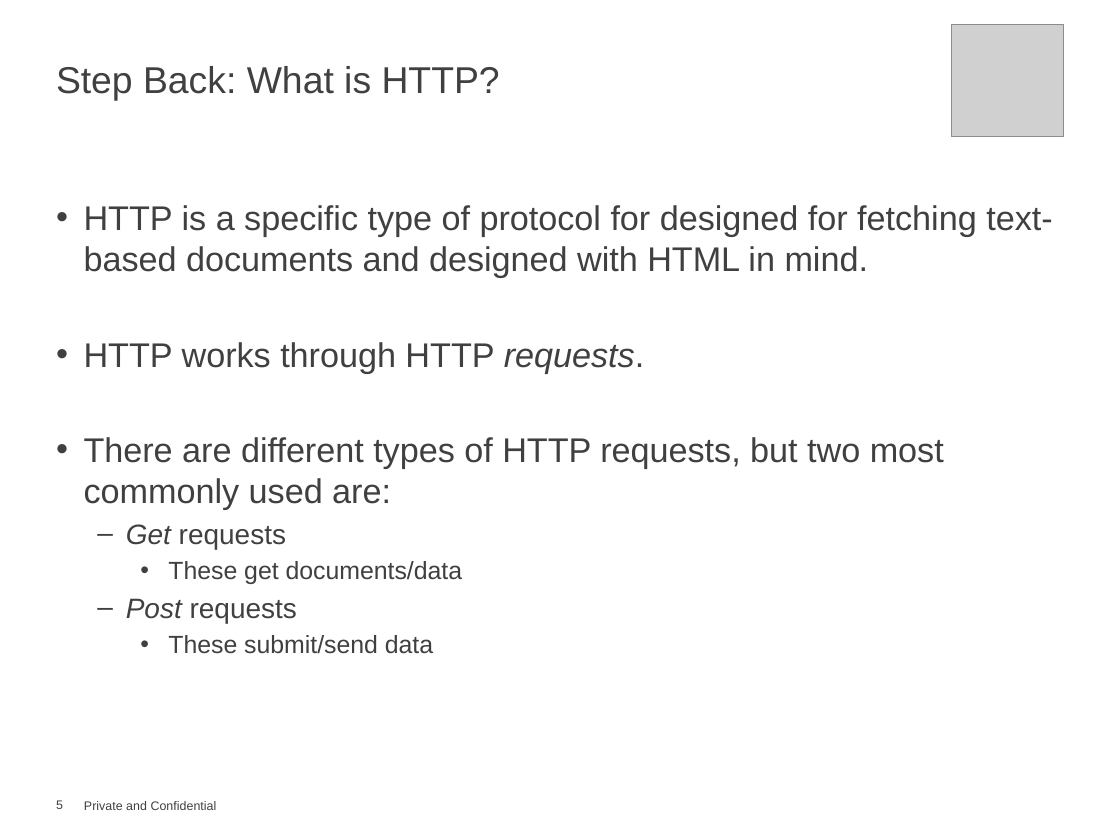
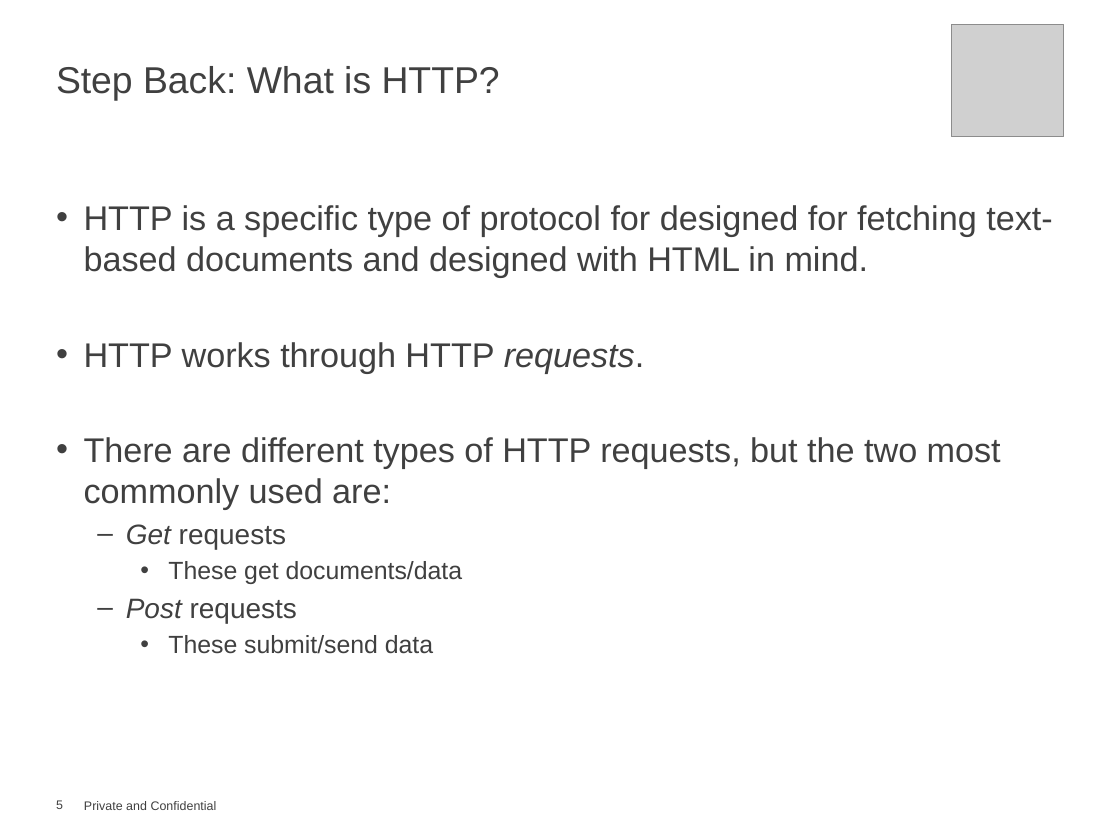
Before and after one commit to cra-international/JSON-Web-APIs, a slide deck: slide 5 of JSON and Web APIs.pptx. Drawn at 1120x840 pixels with LibreOffice and Linux fonts; fonts in the diff are those of the drawing; grey boxes stand for pictures; background and template pictures are left out. Boxes give left, top, right and bottom in pixels: in the first picture for what was removed or moved away, otherwise in the second. Text is boxed around its words. In the diff, an @@ line names an element or a change of style, - is before the commit and + after.

```diff
--- a/JSON and Web APIs.pptx
+++ b/JSON and Web APIs.pptx
@@ text at [84,437,1001,510]: text changed @@
-• There are different types of HTTP requests, but two most commonly used are:
+• There are different types of HTTP requests, but the two most commonly used are:
```
Also in this commit, not shown: 1 other slide changed, 2 slides added, 1 slide removed.
